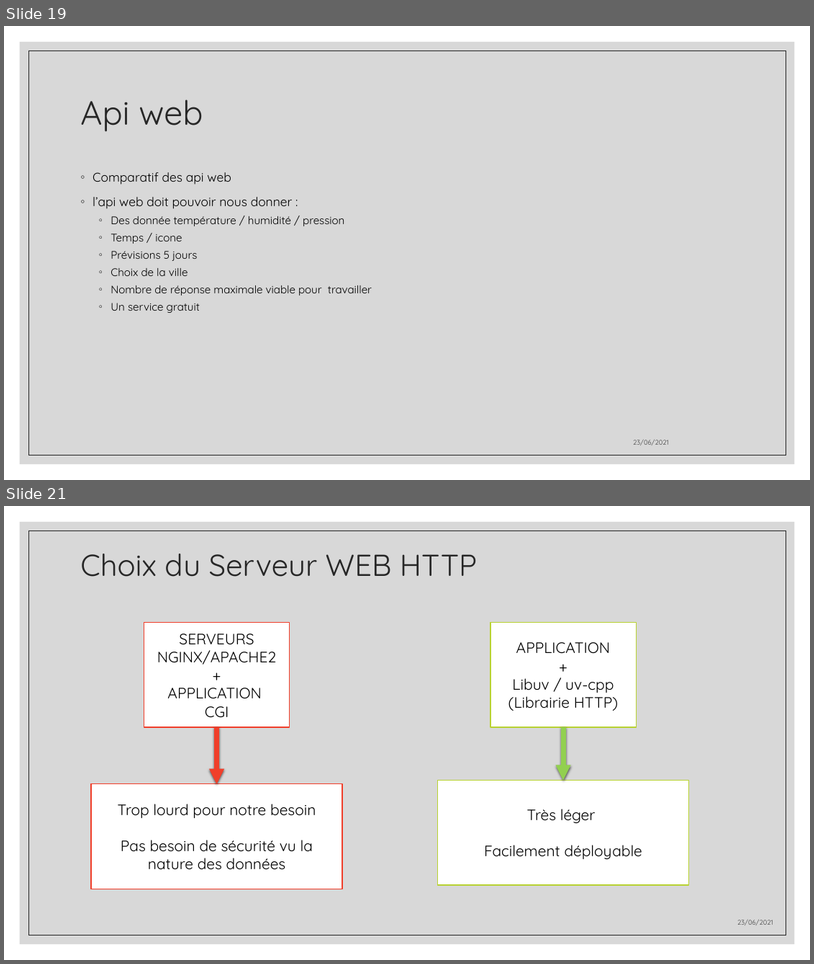
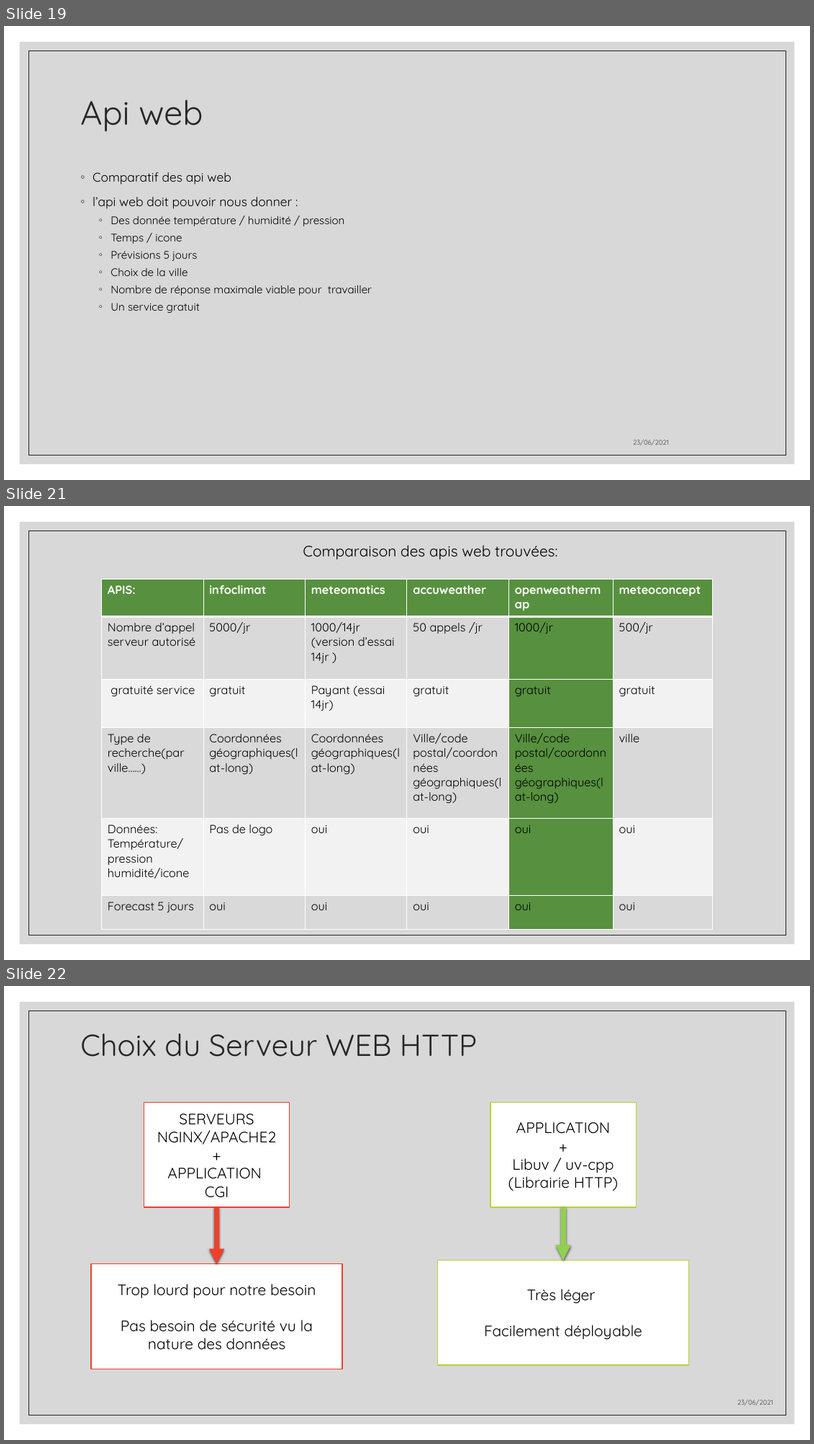
Before and after one commit to aiekick/ProjectStationMeteo, a slide deck: doc/StationMeteo_Soutenance_Stephane.pptx. Shown one above the other, each under a label of ours: slides 19 and 21 before the commit, slides 19, 21 and 22 after it; the slides between them are not shown. The pictures are 814x964 and 814x1444 pixels, drawn with LibreOffice and Linux fonts; fonts in the diff are those of the drawing. Boxes give left, top, right and bottom in pixels: in the first picture for what was removed or moved away, otherwise in the second. Text is boxed around its words. In the diff, an @@ line names an element or a change of style, - is before the commit and + after.

```diff
--- a/doc/StationMeteo_Soutenance_Stephane.pptx
+++ b/doc/StationMeteo_Soutenance_Stephane.pptx
@@ slide 21 added at [4, 506, 810, 960], background #FFFFFF; not listed: 2 template elements that a slide beside it also shows @@
@@ text added at [303, 545, 558, 559], 18 pt, text #000000 @@
+Comparaison des apis web trouvées:
@@ table added at [101, 579, 712, 929], 6 rows, 6 columns @@
+APIS: | infoclimat | meteomatics | accuweather | openweathermap | meteoconcept
+Nombre d’appel serveur autorisé | 5000/jr | 1000/14jr / (version d’essai 14jr ) | 50 appels /jr | 1000/jr | 500/jr
+gratuité service | gratuit | Payant (essai 14jr) | gratuit | gratuit | gratuit
+Type de recherche(par ville……) | Coordonnées géographiques(lat-long) | Coordonnées géographiques(lat-long) | Ville/code postal/coordonnées géographiques(lat-long) | Ville/code postal/coordonnées géographiques(lat-long) | ville
+Données: / Température/pression humidité/icone | Pas de logo | oui | oui | oui | oui
+Forecast 5 jours | oui | oui | oui | oui | oui
@@ what was slide 21 is now slide 22 @@
```
Also in this commit, not shown: 8 slides changed, 14 other slides added, 6 slides removed, 1 other file.
